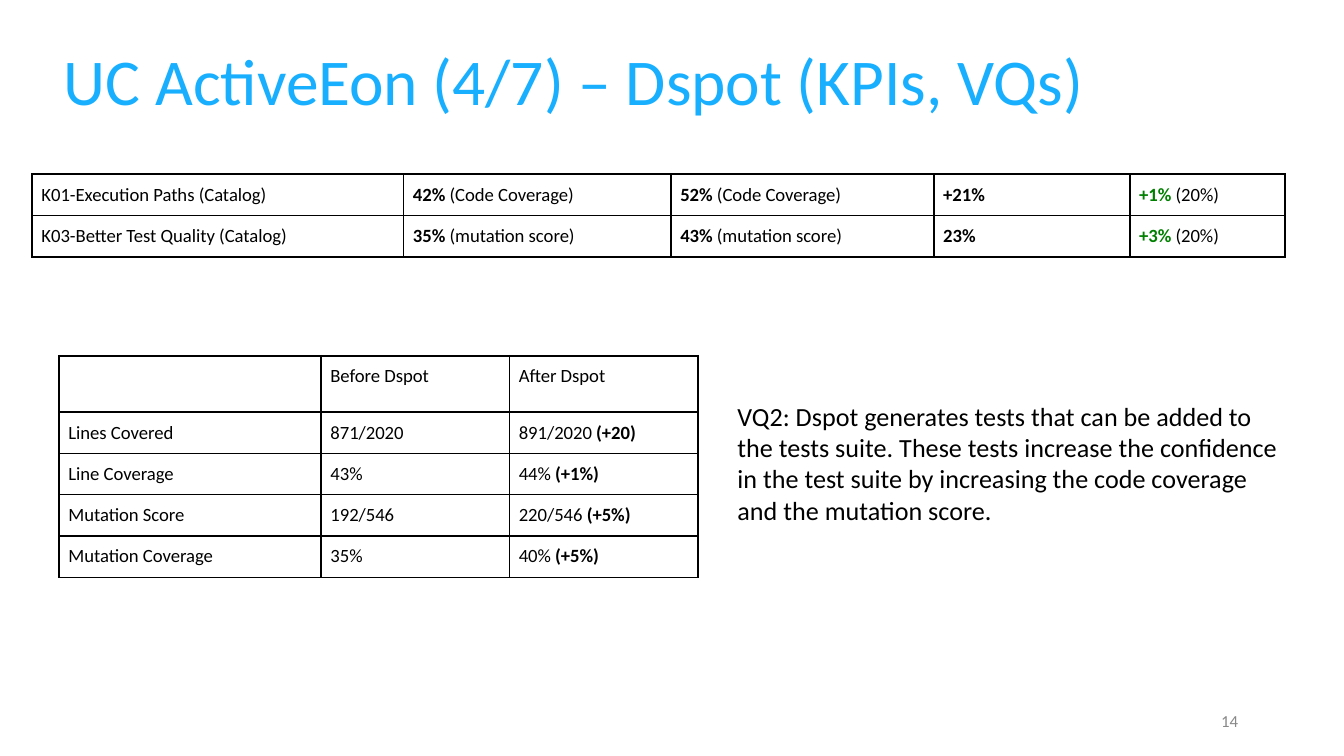
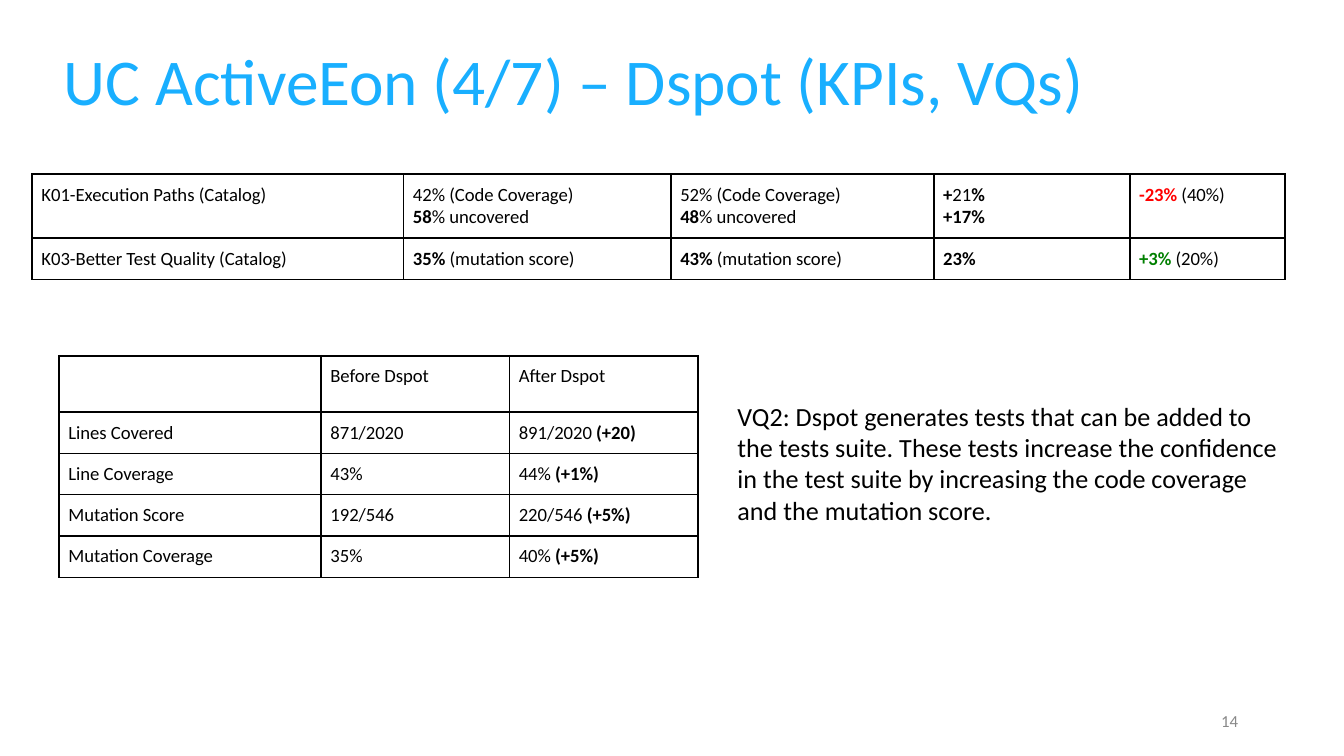
Before and after one commit to STAMP-project/docs-forum, a slide deck: slide 14 of final-review-meeting/07-STAMP-WP5-060220.pptx. Drawn at 1344x756 pixels with LibreOffice and Linux fonts; fonts in the diff are those of the drawing; background and template pictures are left out. Boxes give left, top, right and bottom in pixels: in the first picture for what was removed or moved away, otherwise in the second. Text is boxed around its words. In the diff, an @@ line names an element or a change of style, - is before the commit and + after.

Commit message:
updated WP5 presentation

```diff
--- a/final-review-meeting/07-STAMP-WP5-060220.pptx
+++ b/final-review-meeting/07-STAMP-WP5-060220.pptx
@@ table at (x1=32, y1=175, x2=1285, y2=616) @@
-row 1: K01-Execution Paths (Catalog) | 42% (Code Coverage) | 52% (Code Coverage) | +21% | +1% (20%)
+row 1: K01-Execution Paths (Catalog) | 42% (Code Coverage) / 58% uncovered | 52% (Code Coverage) / 48% uncovered | +21% / +17% | -23% (40%)
```
Also in this commit, not shown: 2 other slides changed, 1 other file.
